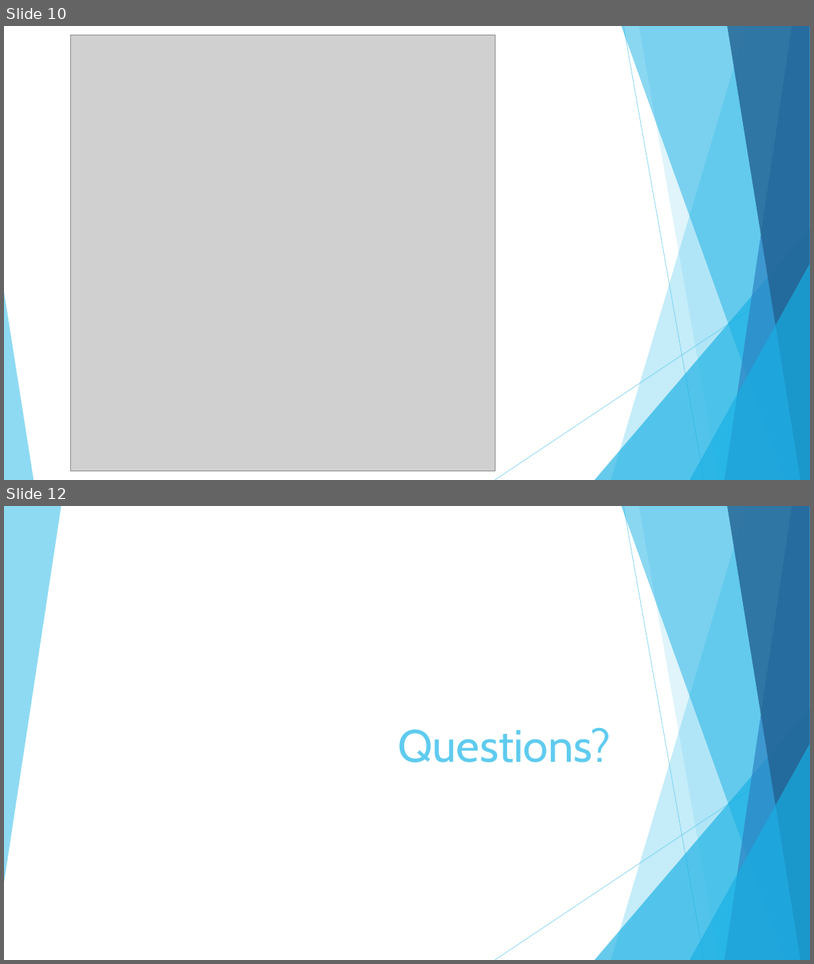
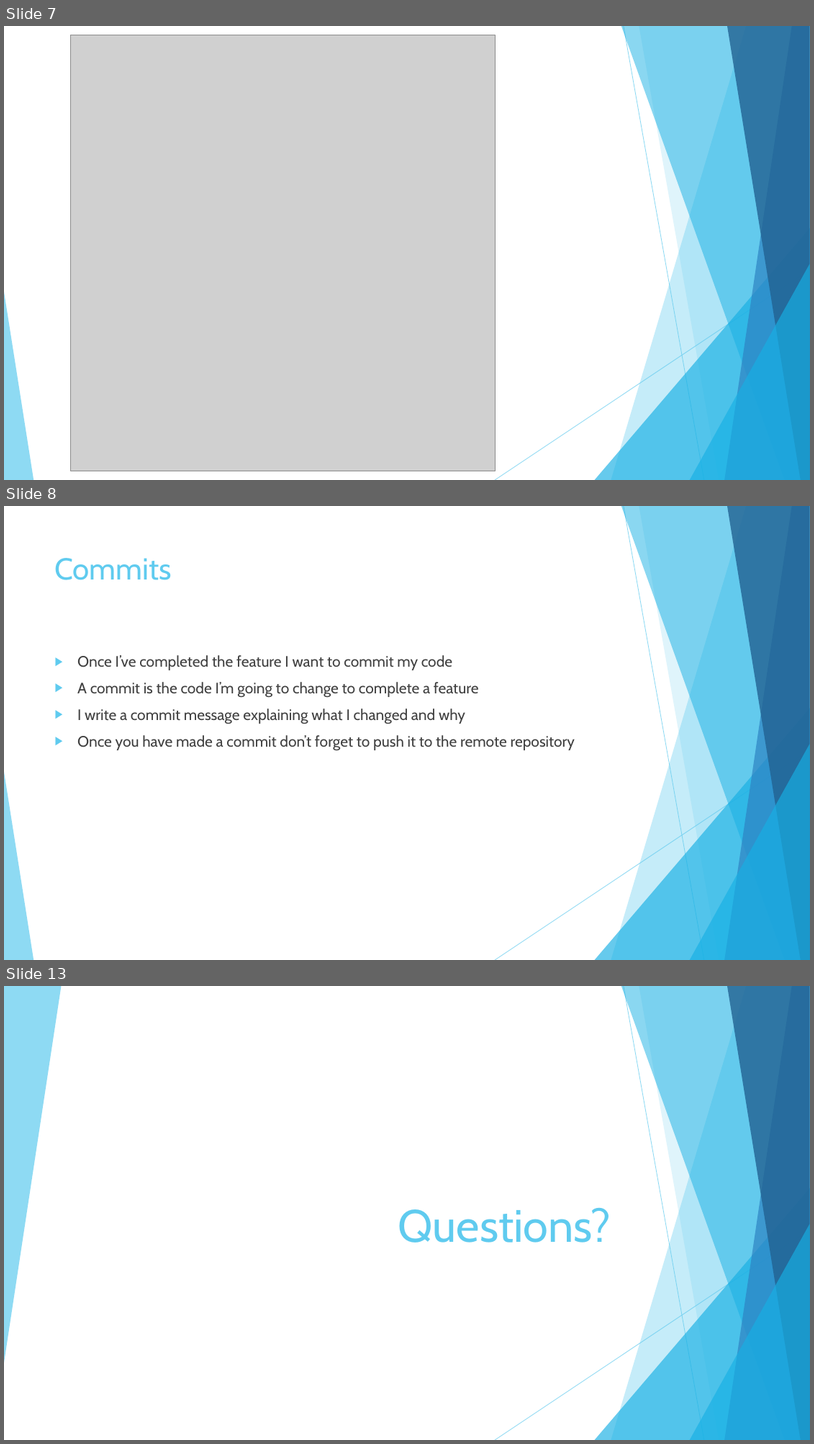
Before and after one commit to Jameswhale/git-introduction, a slide deck: Working collaboratively with Git.pptx. Shown one above the other, each under a label of ours: slides 10 and 12 before the commit, slides 7, 8 and 13 after it; the slides between them are not shown. The pictures are 814x964 and 814x1444 pixels, drawn with LibreOffice and Linux fonts; fonts in the diff are those of the drawing; grey boxes stand for pictures. Boxes give left, top, right and bottom in pixels: in the first picture for what was removed or moved away, otherwise in the second. Text is boxed around its words. In the diff, an @@ line names an element or a change of style, - is before the commit and + after.

```diff
--- a/Working collaboratively with Git.pptx
+++ b/Working collaboratively with Git.pptx
@@ slide 8 added at [4, 506, 810, 960], background #FFFFFF; not listed: 10 template elements that a slide beside it also shows @@
@@ title added at [55, 558, 172, 580], 36 pt, text #5FCBEF @@
+Commits
@@ text added at [77, 655, 576, 750], 18 pt, text #404040 @@
+▶ Once I’ve completed the feature I want to commit my code
+▶ A commit is the code I’m going to change to complete a feature
+▶ I write a commit message explaining what I changed and why
+▶ Once you have made a commit don’t forget to push it to the remote repository
@@ what was slide 10 is now slide 7 @@
@@ what was slide 12 is now slide 13 @@
```
Also in this commit, not shown: 4 slides changed, 4 other slides added, 4 slides removed.
